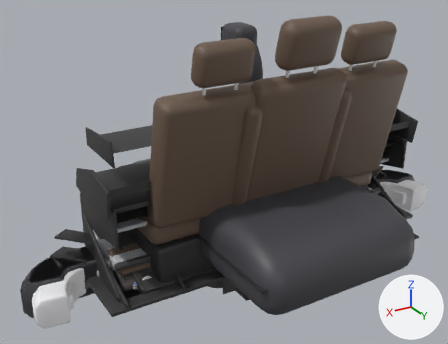
The glTF model blender/car_parts.glb: old version first, new version second.
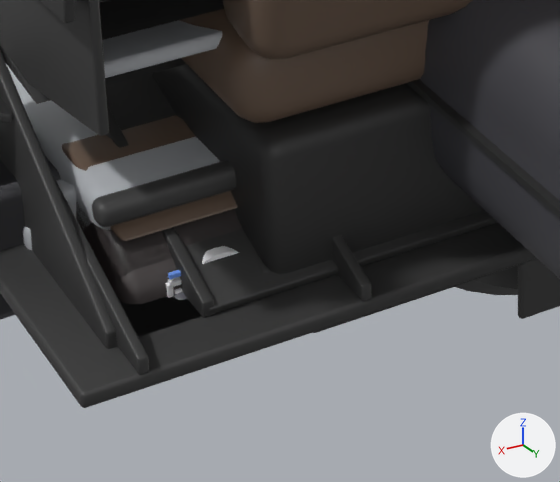
Each version appears first whole from a 50 mm lens placed at (1.53, 2.31, 1.52), pointed at (0.12, -0.04, 0.34), and next in a close-up on the part from 20% to 52% of the width and 62% to 98% of the height. The lights are fixed; the arrows at lower right show +X, +Y and +Z. The older version's two pictures come first. Where no turn or scale is listed for an object, it has been applied to the vertices.

In view in the first close-up: 'part_dash_luxury_top_pad', 'part_diffuser_blade_sides', 'part_diffuser_race_plate', 'part_diffuser_twin_tunnels', 'part_roof_box_shell', 'part_seat_rear_back', 'part_seat_rear_base', 'part_seat_rear_cushion', 'part_spoiler_active_blade', 'part_spoiler_biplane_endplates', 'part_spoiler_whale_lip', 'part_spoiler_whale_tray' and 23 more.
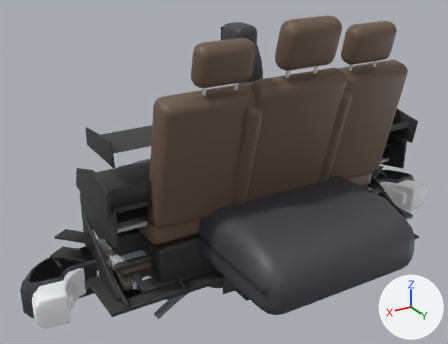
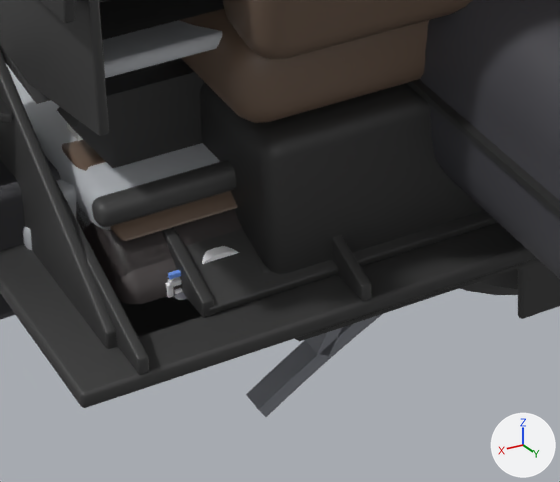
Location of each change, (x1, y1, x2, y2) in pixels of the close-ups (560 x 482 px):
'part_grille_parametric_base', added
    after: (57, 60, 540, 342)
'part_grille_parametric_jewels', added
    after: (246, 314, 382, 417)
'part_grille_parametric_links', added
    after: (305, 328, 342, 355)

The change, as a diff of the scene's bpy script:
```diff
--- a/blender/car_parts.glb.py
+++ b/blender/car_parts.glb.py
@@ mat_darkchrome @@
+mat_darkchrome = principled_material('darkchrome')
+mat_darkchrome.base_color = (0.22, 0.23, 0.26)  # grey #81848b
@@ me_part_grille_parametric_links @@
+me_part_grille_parametric_links.from_pydata(...)  # 402 vertices, 704 faces; spans x -0.458..0.458, y -0.011..0.035, z -0.25..0.163
+me_part_grille_parametric_links.materials.append(mat_darkchrome)  # grey #81848b
@@ me_part_grille_parametric_jewels @@
+me_part_grille_parametric_jewels.from_pydata(...)  # 1025 vertices, 2030 faces; spans x -0.539..0.539, y -0.011..0.035, z -0.309..0.169
+me_part_grille_parametric_jewels.materials.append(mat_darkchrome)  # grey #81848b
@@ me_part_grille_parametric_base @@
+me_part_grille_parametric_base.from_pydata(...)  # 16 vertices, 28 faces; spans x -0.75..0.75, y 0.0..0.06, z -0.2..0.2
+me_part_grille_parametric_base.materials.append(mat_dark)  # dark grey #303030
@@ ob_part_grille_parametric_links @@
+ob_part_grille_parametric_links = bpy.data.objects.new('part_grille_parametric_links', me_part_grille_parametric_links)
+ob_part_grille_parametric_links.location = (0.0, 0.0, 0.0)
@@ ob_part_grille_parametric_jewels @@
+ob_part_grille_parametric_jewels = bpy.data.objects.new('part_grille_parametric_jewels', me_part_grille_parametric_jewels)
+ob_part_grille_parametric_jewels.location = (0.0, 0.0, 0.0)
@@ ob_part_grille_parametric_base @@
+ob_part_grille_parametric_base = bpy.data.objects.new('part_grille_parametric_base', me_part_grille_parametric_base)
+ob_part_grille_parametric_base.location = (0.0, 0.0, 0.0)
```
